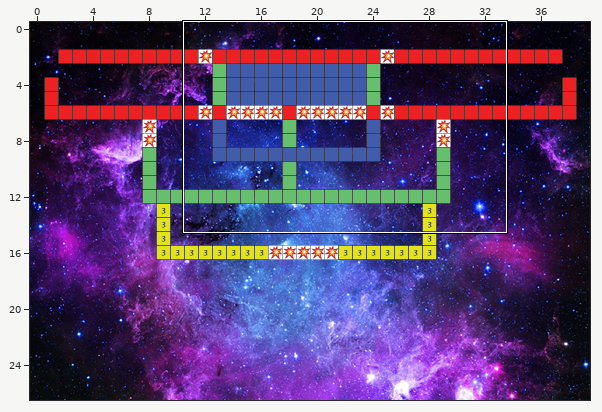
Tiled map -- core/assets/raw/level1.tmx. Above, an overview of the earlier version with the close-up marked.
Close-up. Before the edit:
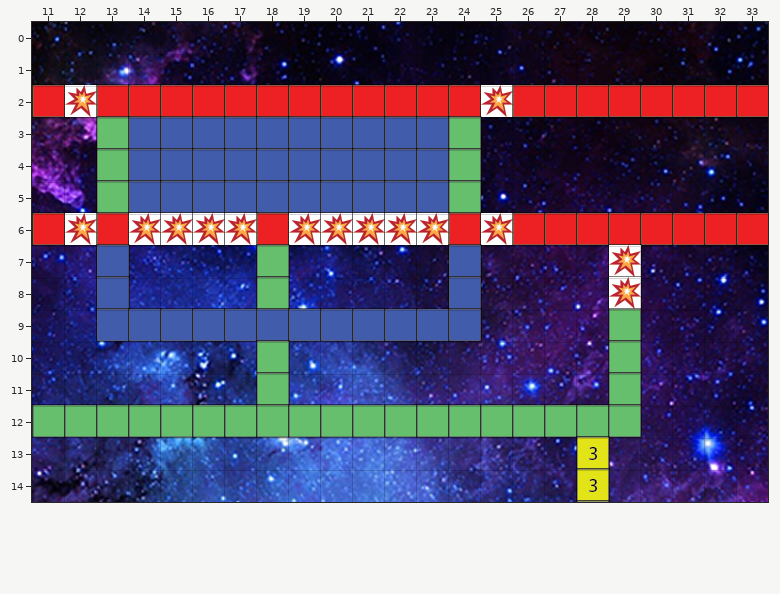
Cells are 32x32 px. Shown: x 11..33, y 0..14.
The result:
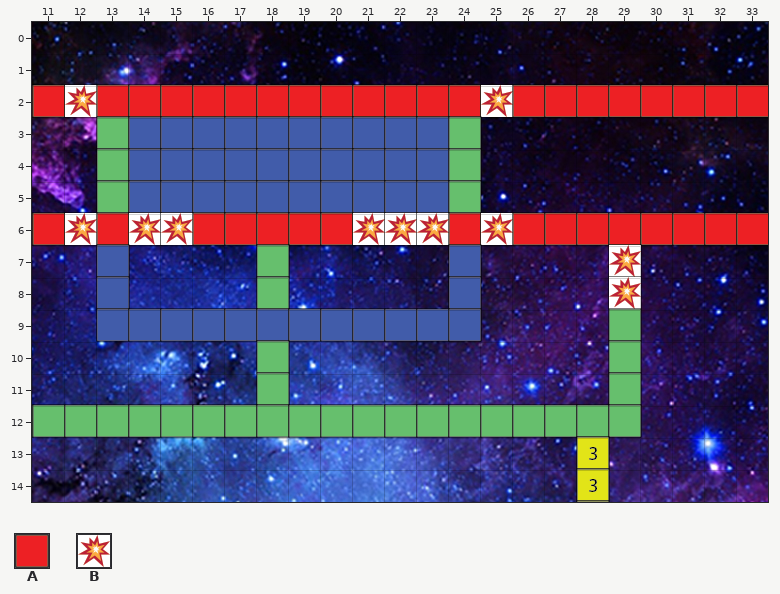
Key: from "blockTileSet": A 0 "redBlock", B 14 "randomBlock".
_ is an empty cell.
Change:
{"where": "layer \"blocks\""}
{"y":6,"x":16,"old":"BB","new":"AA"}
{"y":6,"x":19,"old":"BB","new":"AA"}
